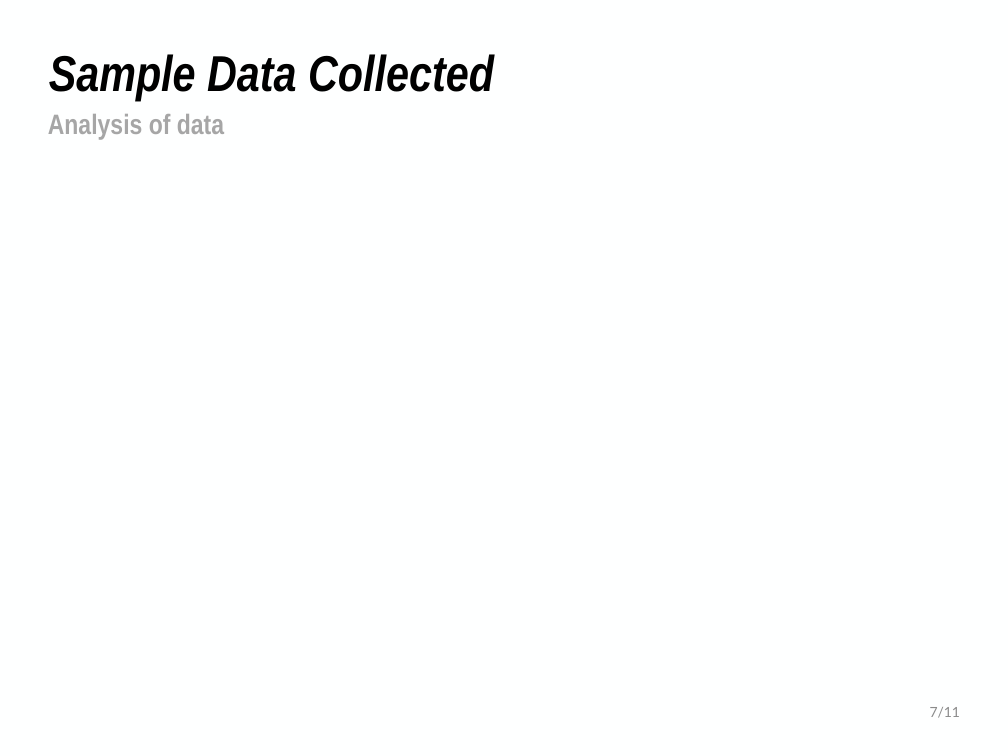
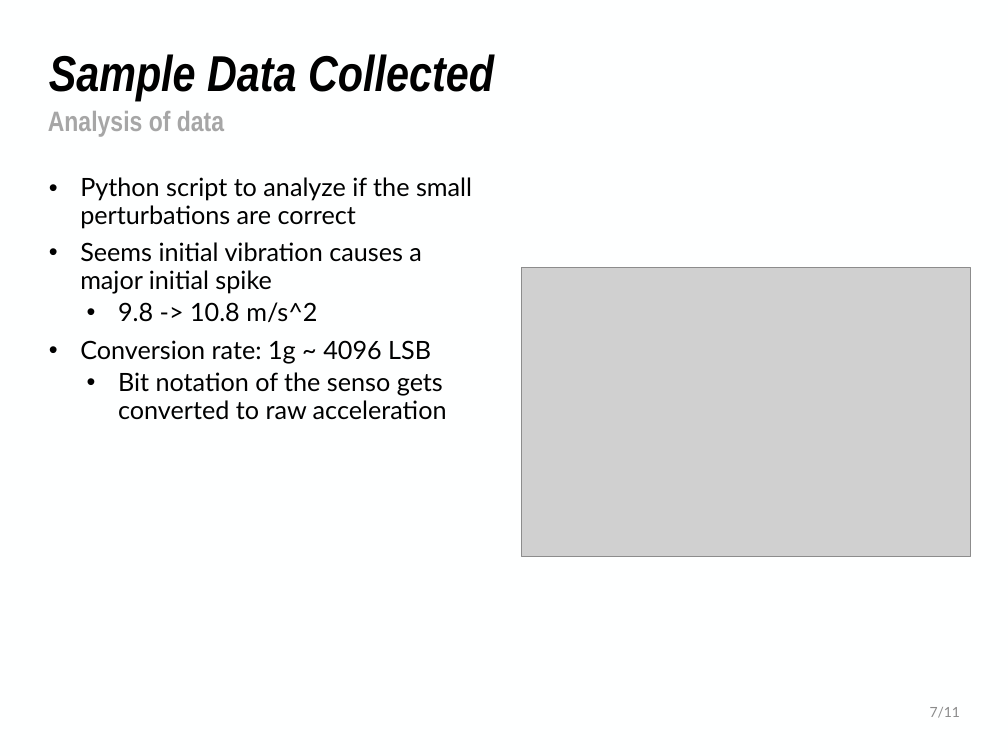
Before and after one commit to NHuang58/Biomedical_Device_PCB, a slide deck: slide 8 of Documentation/Slides/Week_20.pptx (slide 7 before the commit). Drawn at 1008x756 pixels with LibreOffice and Linux fonts; fonts in the diff are those of the drawing; grey boxes stand for pictures; background and template pictures are left out. Boxes give left, top, right and bottom in pixels: in the first picture for what was removed or moved away, otherwise in the second. Text is boxed around its words. In the diff, an @@ line names an element or a change of style, - is before the commit and + after.

```diff
--- a/Documentation/Slides/Week_20.pptx
+++ b/Documentation/Slides/Week_20.pptx
@@ text "Analysis of data" at [48, 111, 224, 137]: line spacing 0.9 to 0.8 @@
@@ text added at [80, 177, 472, 420], 18 pt, text #000000 @@
+• Python script to analyze if the small perturbations are correct
+• Seems initial vibration causes a major initial spike
+  • 9.8 -> 10.8 m/s^2
+• Conversion rate: 1g ~ 4096 LSB
+  • Bit notation of the senso gets converted to raw acceleration
@@ picture added at [521, 268, 970, 556] @@
```
Also in this commit, not shown: 6 other slides changed, 3 slides added, 1 slide removed, 6 other files.
